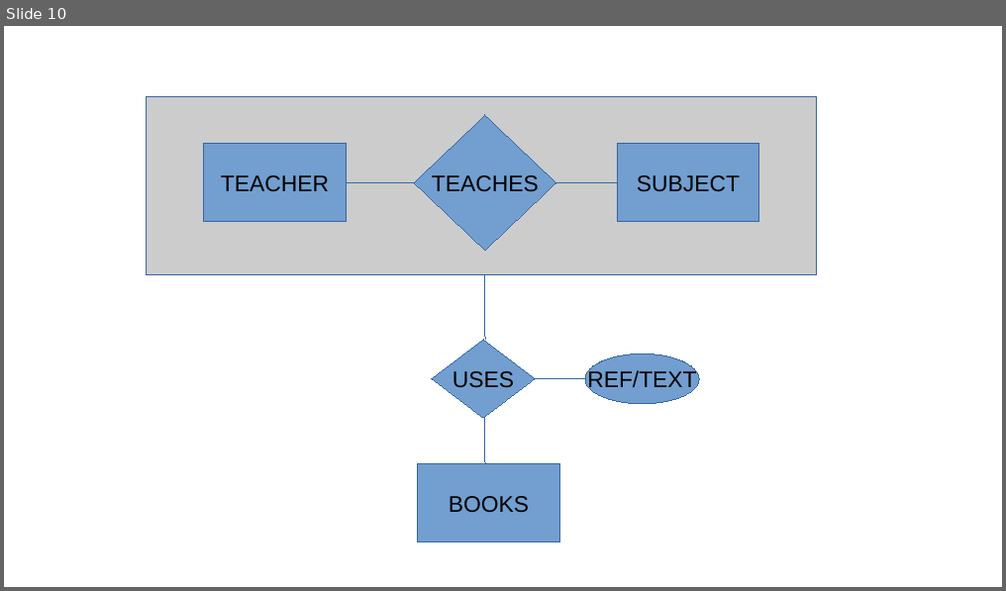
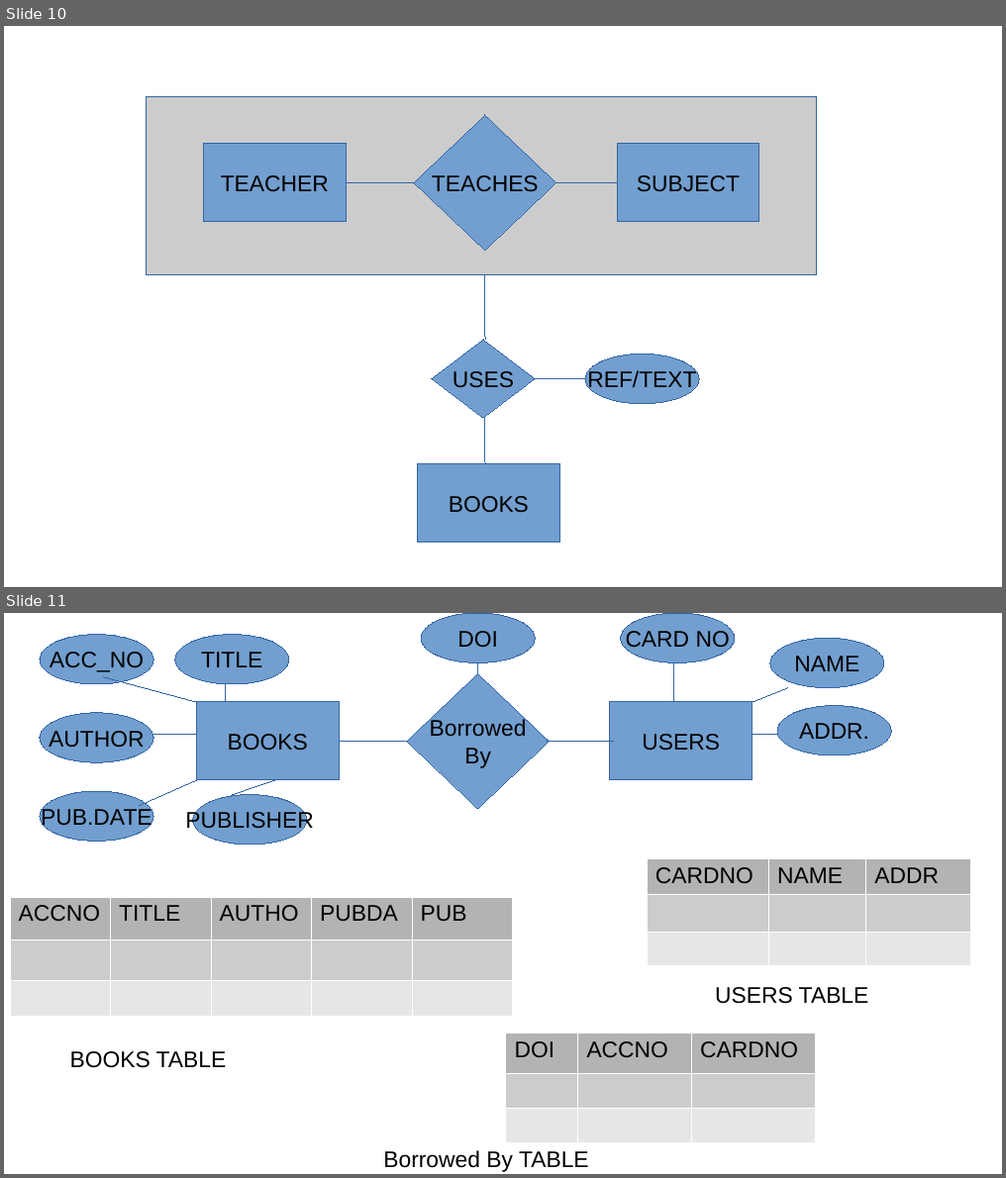
Before and after one commit to rajkumarananthu/workspace, a slide deck: GATE/images/gate_images.pptx. Shown one above the other, each under a label of ours: slide 10 before the commit, slides 10 and 11 after it. The pictures are 1006x591 and 1006x1178 pixels, drawn with LibreOffice and Linux fonts; fonts in the diff are those of the drawing. Boxes give left, top, right and bottom in pixels: in the first picture for what was removed or moved away, otherwise in the second. Text is boxed around its words. In the diff, an @@ line names an element or a change of style, - is before the commit and + after.

```diff
--- a/GATE/images/gate_images.pptx
+++ b/GATE/images/gate_images.pptx
@@ slide 11 added at (4, 613, 1002, 1174), background #FFFFFF @@
@@ ellipse added at (40, 635, 153, 684), fill #729FCF, outline #3465A4 0.75 pt, 18 pt, text #000000 @@
+ACC_NO
@@ ellipse added at (175, 635, 289, 684), fill #729FCF, outline #3465A4 0.75 pt, 18 pt, text #000000 @@
+TITLE
@@ ellipse added at (422, 613, 536, 663), fill #729FCF, outline #3465A4 0.75 pt, 18 pt, text #000000 @@
+DOI
@@ ellipse added at (621, 613, 735, 663), fill #729FCF, outline #3465A4 0.75 pt, 18 pt, text #000000 @@
+CARD NO
@@ ellipse added at (770, 639, 884, 688), fill #729FCF, outline #3465A4 0.75 pt, 18 pt, text #000000 @@
+NAME
@@ line added from (478, 673) to (478, 663), #3465A4 0.75 pt @@
@@ line added from (674, 702) to (674, 663), #3465A4 0.75 pt @@
@@ line added from (197, 702) to (104, 677), #3465A4 0.75 pt @@
@@ line added from (225, 702) to (225, 684), #3465A4 0.75 pt @@
@@ freeform shape added at (407, 673, 549, 809), fill #729FCF, outline #3465A4 0.75 pt, 18 pt, text #000000 @@
+Borrowed
+By
@@ line added from (752, 702) to (788, 688), #3465A4 0.75 pt @@
@@ ellipse added at (40, 713, 153, 762), fill #729FCF, outline #3465A4 0.75 pt, 18 pt, text #000000 @@
+AUTHOR
@@ rectangle added at (197, 702, 339, 779), fill #729FCF, outline #3465A4 0.75 pt, 18 pt, text #000000 @@
+BOOKS
@@ rectangle added at (610, 702, 752, 779), fill #729FCF, outline #3465A4 0.75 pt, 18 pt, text #000000 @@
+USERS
@@ ellipse added at (777, 705, 891, 756), fill #729FCF, outline #3465A4 0.75 pt, 18 pt, text #000000 @@
+ADDR.
@@ line added from (197, 735) to (153, 735), #3465A4 0.75 pt @@
@@ line added from (339, 742) to (407, 742), #3465A4 0.75 pt @@
@@ line added from (546, 742) to (614, 742), #3465A4 0.75 pt @@
@@ line added from (752, 735) to (777, 735), #3465A4 0.75 pt @@
@@ line added from (197, 780) to (140, 806), #3465A4 0.75 pt @@
@@ line added from (274, 780) to (233, 795), #3465A4 0.75 pt @@
@@ ellipse added at (40, 791, 153, 842), fill #729FCF, outline #3465A4 0.75 pt, 18 pt, text #000000 @@
+PUB.DATE
@@ ellipse added at (193, 795, 307, 845), fill #729FCF, outline #3465A4 0.75 pt, 18 pt, text #000000 @@
+PUBLISHER
@@ table added at (647, 859, 971, 1072), 3 rows, 3 columns @@
+CARDNO | NAME | ADDR
+ |  | 
+ |  | 
@@ table added at (9, 897, 512, 1111), 3 rows, 5 columns @@
+ACCNO | TITLE | AUTHO | PUBDA | PUB
+ |  |  |  | 
+ |  |  |  | 
@@ text added at (715, 987, 869, 1004), 18 pt, text #000000 @@
+USERS TABLE
@@ text added at (70, 1052, 227, 1068), 18 pt, text #000000 @@
+BOOKS TABLE
@@ table added at (506, 1033, 816, 1174), 3 rows, 3 columns @@
+DOI | ACCNO | CARDNO
+ |  | 
+ |  | 
@@ text added at (383, 1151, 589, 1172), 18 pt, text #000000 @@
+Borrowed By TABLE
```
Also in this commit, not shown: 3 other slides added, 5 other files.
